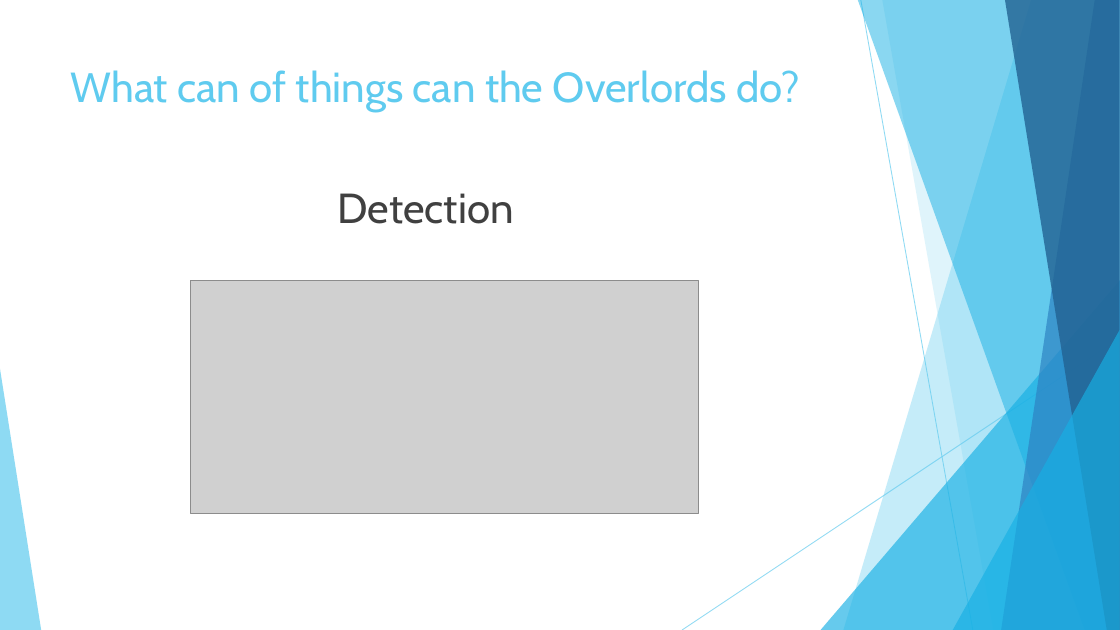
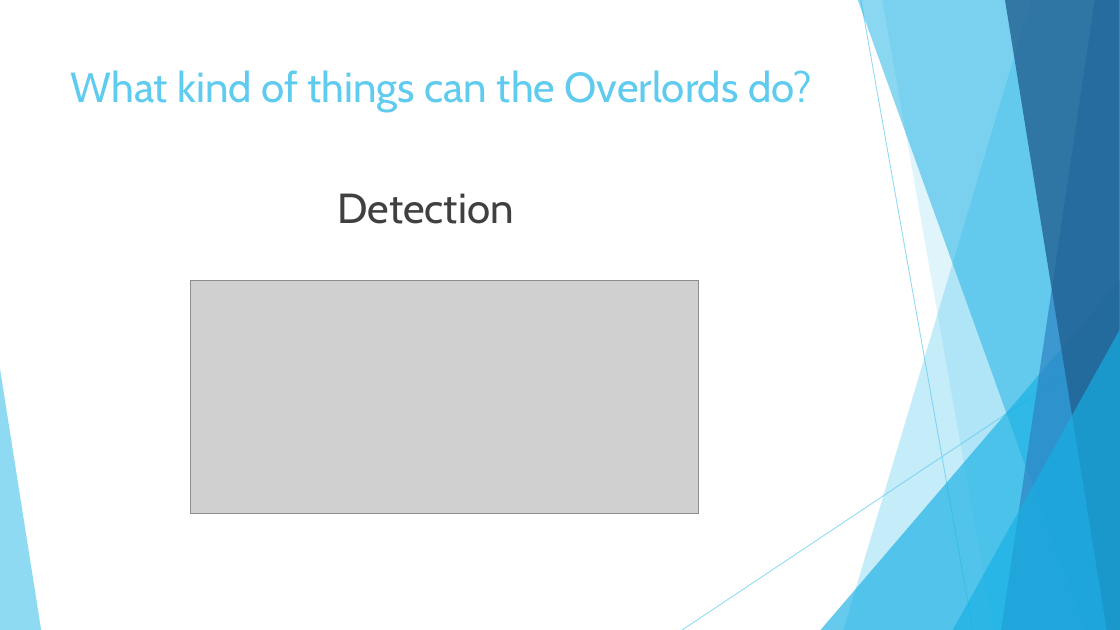
Before and after one commit to pulcher/Robot-Overlord-TV, a slide deck: slide 6 of roltv.pptx. Drawn at 1120x630 pixels with LibreOffice and Linux fonts; fonts in the diff are those of the drawing; grey boxes stand for pictures. Boxes give left, top, right and bottom in pixels: in the first picture for what was removed or moved away, otherwise in the second. Text is boxed around its words. In the diff, an @@ line names an element or a change of style, - is before the commit and + after.

```diff
--- a/roltv.pptx
+++ b/roltv.pptx
@@ title at (x1=71, y1=70, x2=812, y2=112): text changed @@
-What can of things can the Overlords do?
+What kind of things can the Overlords do?
```
Also in this commit, not shown: 1 other slide changed.
